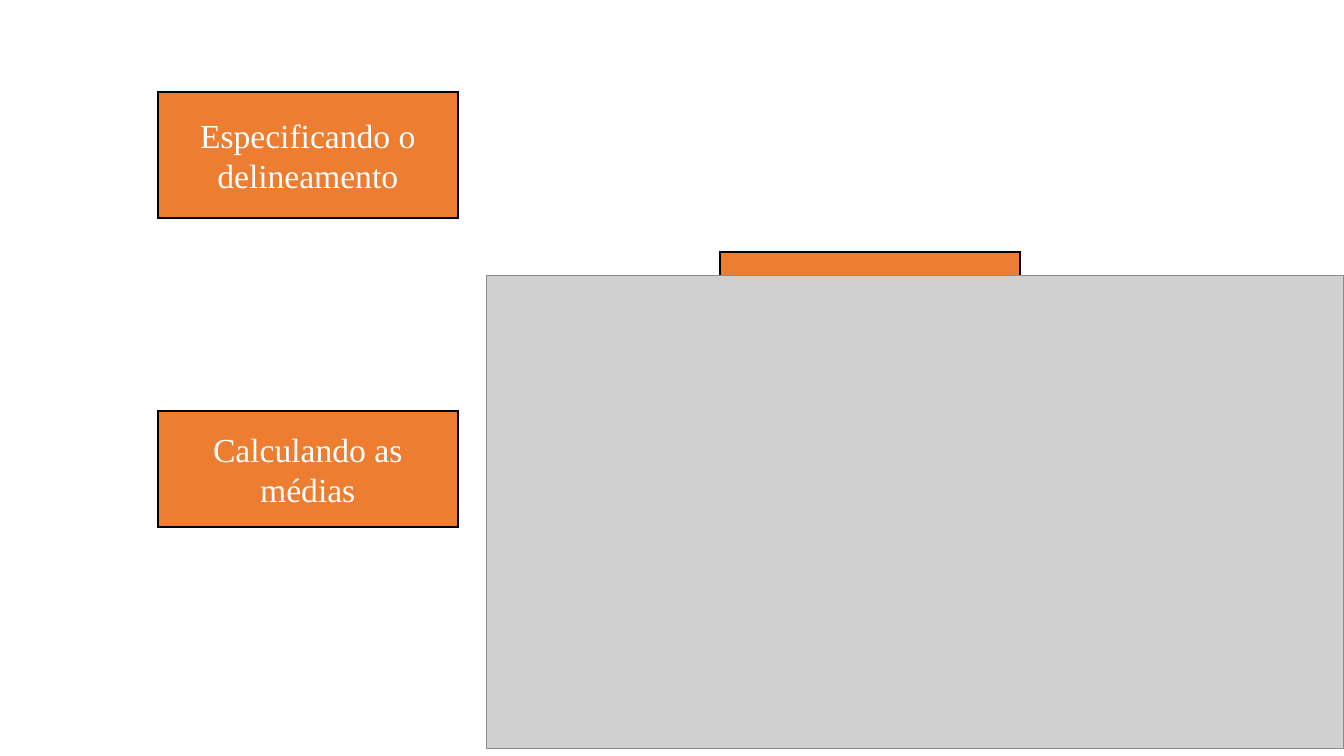
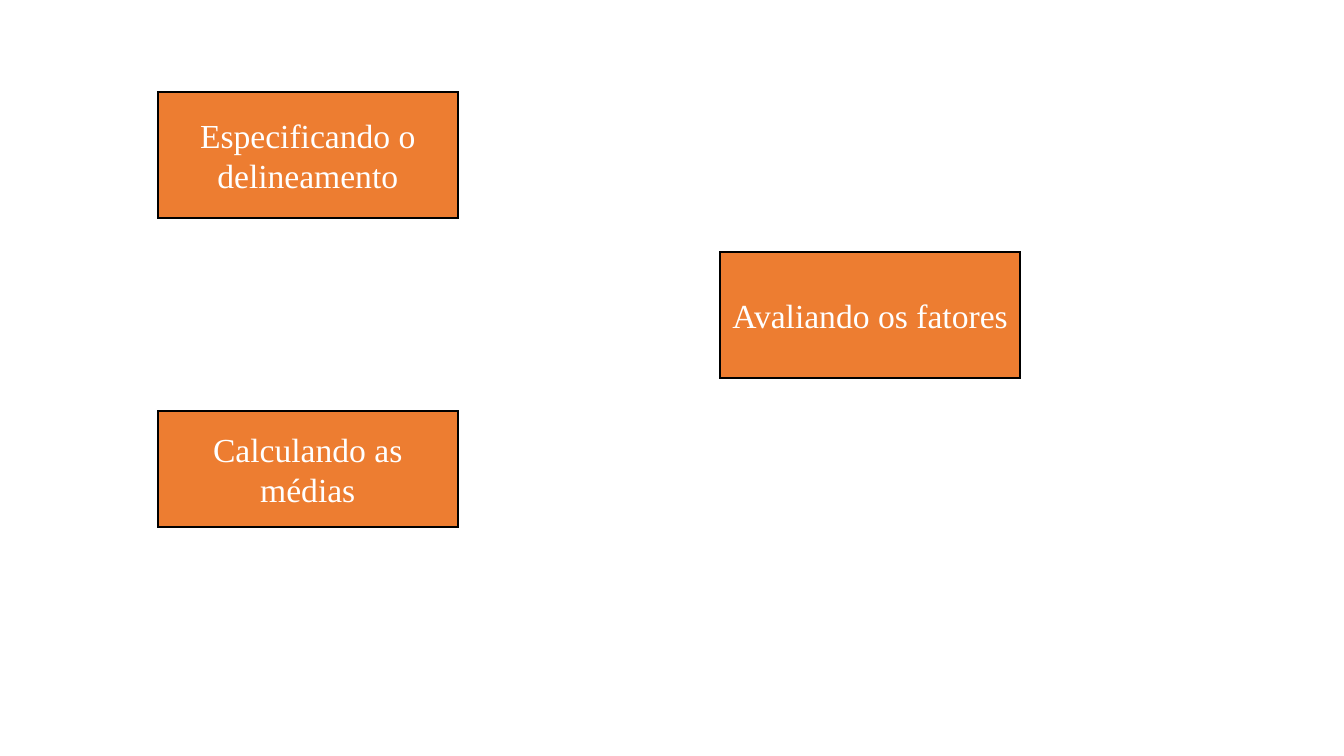
Before and after one commit to thomasbrunomichelon/Curso-R-Thomas-Emeli, a slide deck: slide 3 of Aulas/Aula 6 - Estatística experimental/images/a.pptx (slide 2 before the commit). Drawn at 1344x756 pixels with LibreOffice and Linux fonts; fonts in the diff are those of the drawing; grey boxes stand for pictures. Boxes give left, top, right and bottom in pixels: in the first picture for what was removed or moved away, otherwise in the second. Text is boxed around its words. In the diff, an @@ line names an element or a change of style, - is before the commit and + after.

```diff
--- a/Aulas/Aula 6 - Estatística experimental/images/a.pptx
+++ b/Aulas/Aula 6 - Estatística experimental/images/a.pptx
@@ picture removed at bbox=[486, 275, 1344, 748] @@
@@ text in rectangle at bbox=[732, 304, 1007, 329]: text added @@
+Avaliando os fatores
```
Also in this commit, not shown: 2 slides added, 1 slide removed.
